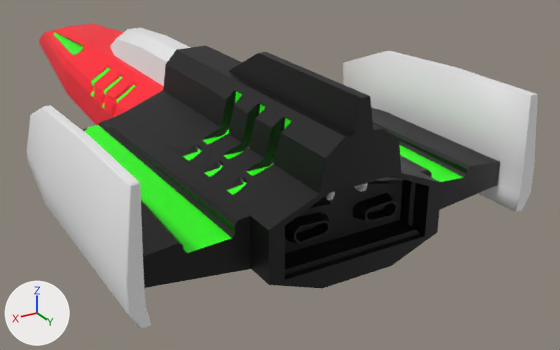
A saved change to the Blender file Assets/Models/Vehicles/1400x3000/01_B-F/B_F_01.blend.
The view is the same before and after, from a camera (50 mm lens) standing at (1.21, 2.67, 1.03) and looking at (-0.37, 0.03, -0.29). Every picture has the same lights, and +X, +Y and +Z are marked at lower left.

In view in the first picture: 'AferBurners', 'AfterBurner_Effect', 'B_F_Body', 'B_F_Body.002', 'B_F_Body_Front', 'B_F_Body_Front.001', 'B_F_Body_UpWing', 'Cookpit', 'Engine', 'L_Wing', 'R_Wing'.
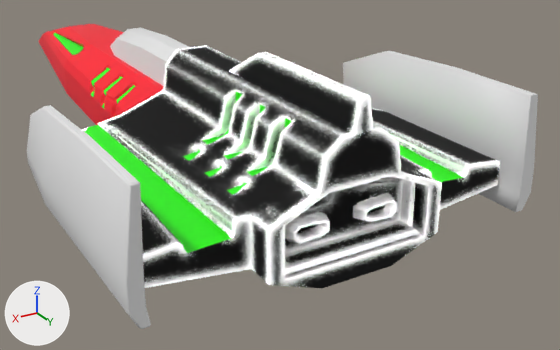
What differs and where, as boxes [x1, y1, x2, y2] in the pictures (560 x 350 px):
'B_F_Body', surface changed
    both: [82, 46, 500, 288]
'Engine', surface changed
    both: [285, 176, 420, 275]
'B_F_Body_UpWing', surface changed (black to white)
    both: [229, 52, 373, 134]
'AferBurners', surface changed (black to white)
    both: [285, 193, 398, 244]
'AfterBurner_Effect', surface changed
    both: [297, 205, 385, 233]

The change, as a list of edits to the scene's bpy script:
```text
Change mat_b_f_body:
    remove # nodes: BsdfPrincipled, OutputMaterial, TexImage
    remove # uses the picture img_body_painttexture
    nodes: Bevel, BsdfPrincipled, Invert, NewGeometry, OutputMaterial, VectorMath x2
```
